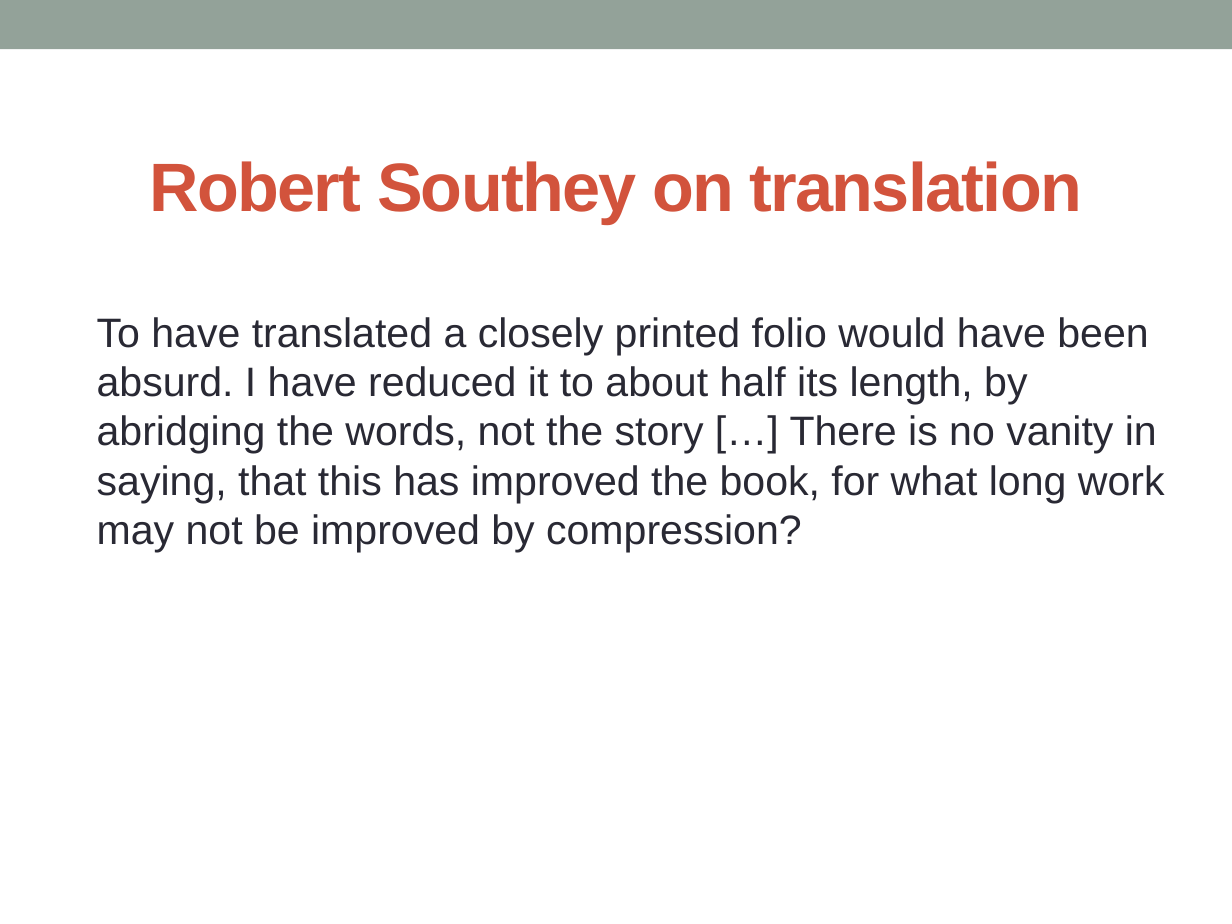
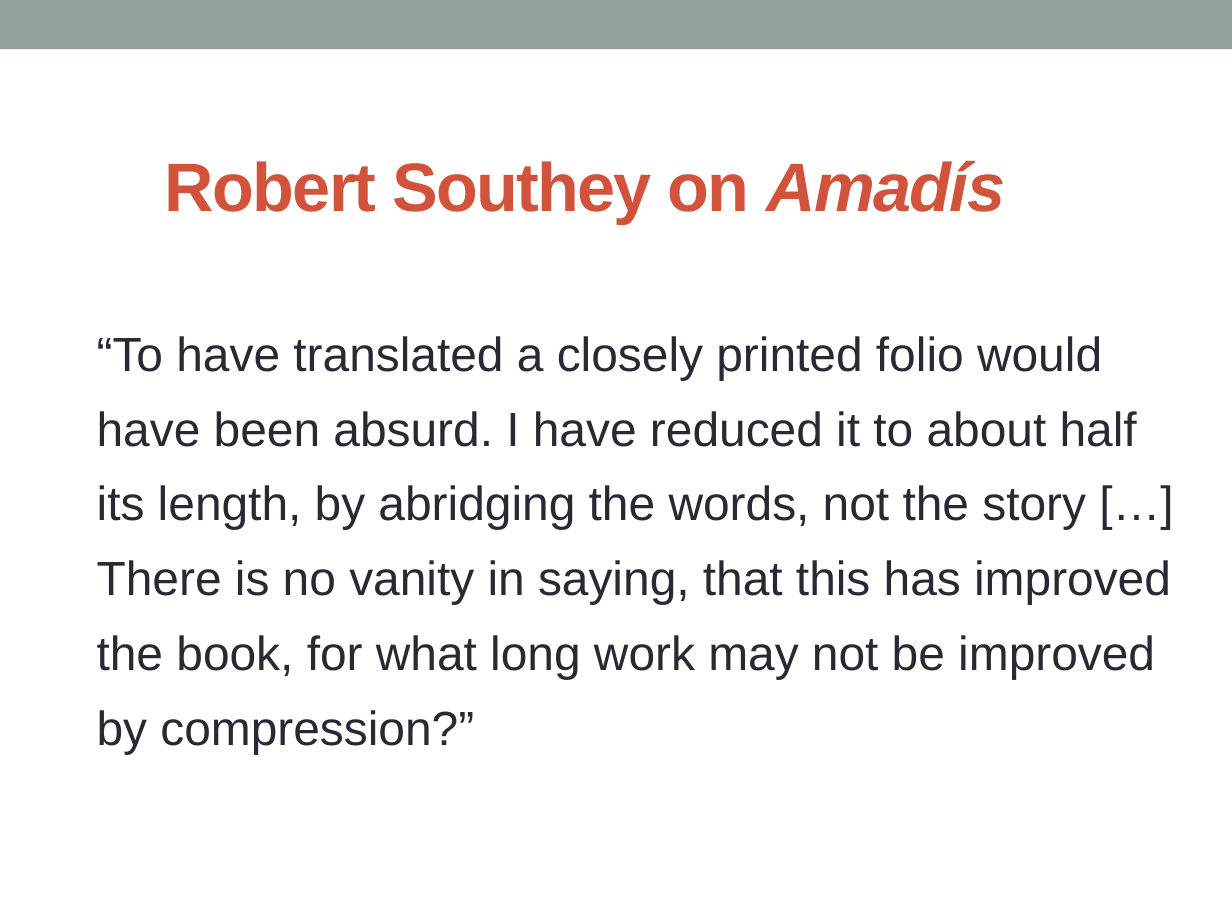
Before and after one commit to ebeshero/Amadis-in-Translation, a slide deck: slide 15 of Amadis_tei_conf_images.pptx. Drawn at 1232x924 pixels with LibreOffice and Linux fonts; fonts in the diff are those of the drawing. Boxes give left, top, right and bottom in pixels: in the first picture for what was removed or moved away, otherwise in the second. Text is boxed around its words. In the diff, an @@ line names an element or a change of style, - is before the commit and + after.

Commit message:
revised to prepare for Elisa's slides

```diff
--- a/Amadis_tei_conf_images.pptx
+++ b/Amadis_tei_conf_images.pptx
@@ title at [165, 161, 1006, 223]: text changed @@
-Robert Southey on translation
+Robert Southey on Amadís
@@ text at [97, 336, 1171, 754]: text changed; size 24 to 28 pt @@
-To have translated a closely printed folio would have been absurd. I have reduced it to about half its length, by abridging the words, not the story […] There is no vanity in saying, that this has improved the book, for what long work may not be improved by compression?
+“To have translated a closely printed folio would have been absurd. I have reduced it to about half its length, by abridging the words, not the story […] There is no vanity in saying, that this has improved the book, for what long work may not be improved by compression?”
```
